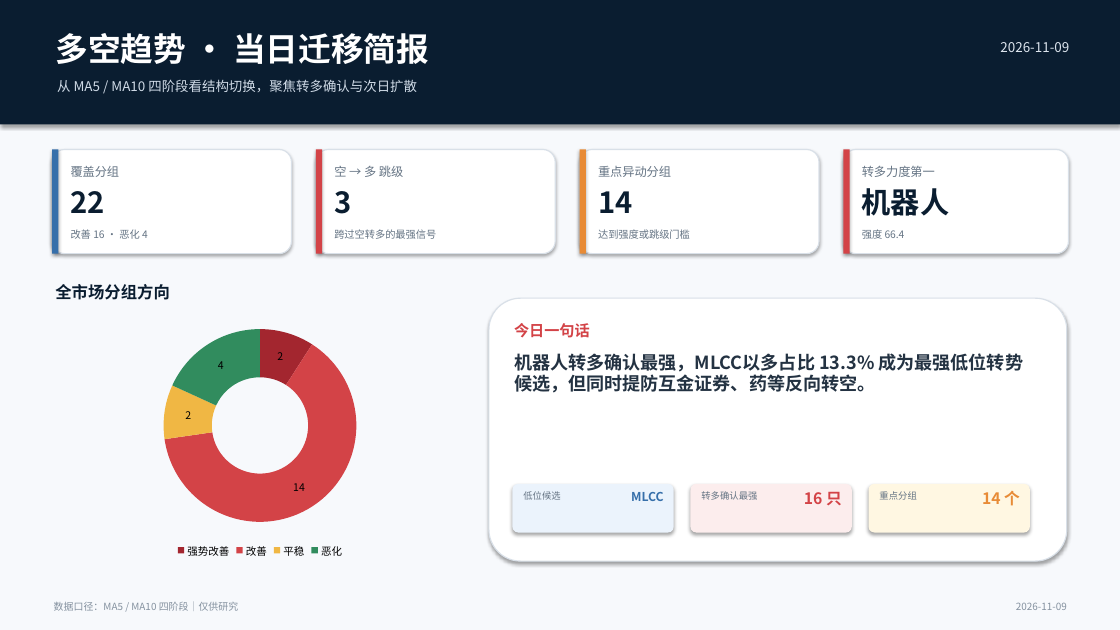
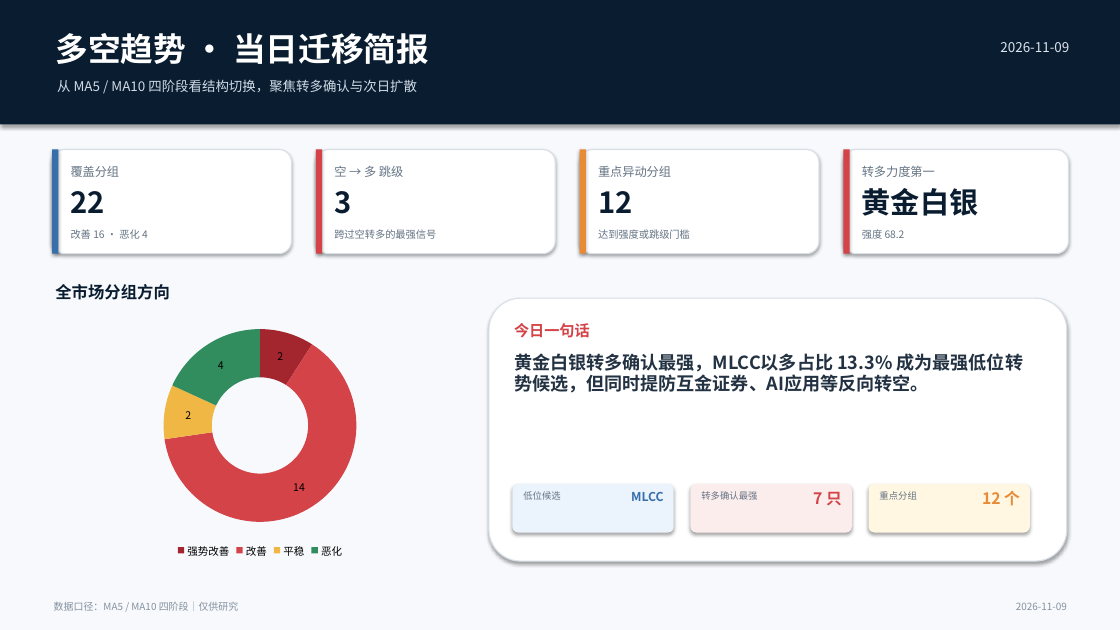
Before and after one commit to nancybhc/a-share-blast-lab, a slide deck: slide 1 of assets/多空阶段简报_2026-11-09.pptx. Drawn at 1120x630 pixels with LibreOffice and Linux fonts; fonts in the diff are those of the drawing. Boxes give left, top, right and bottom in pixels: in the first picture for what was removed or moved away, otherwise in the second. Text is boxed around its words. In the diff, an @@ line names an element or a change of style, - is before the commit and + after.

```diff
--- a/assets/多空阶段简报_2026-11-09.pptx
+++ b/assets/多空阶段简报_2026-11-09.pptx
@@ text at [598,191,632,213]: text changed @@
-14
+12
@@ text at [862,188,979,216]: text changed @@
-机器人
+黄金白银
@@ text at [862,229,905,239]: text changed @@
-强度 66.4
+强度 68.2
@@ text at [514,353,1024,393]: text changed @@
-机器人转多确认最强，MLCC以多占比 13.3% 成为最强低位转势候选，但同时提防互金证券、药等反向转空。
+黄金白银转多确认最强，MLCC以多占比 13.3% 成为最强低位转势候选，但同时提防互金证券、AI应用等反向转空。
@@ text at [813,492,842,505]: text changed @@
-16 只
+7 只
@@ text at [982,491,1020,506]: text changed @@
-14 个
+12 个
```
Also in this commit, not shown: 3 other slides changed, 11 other files.
